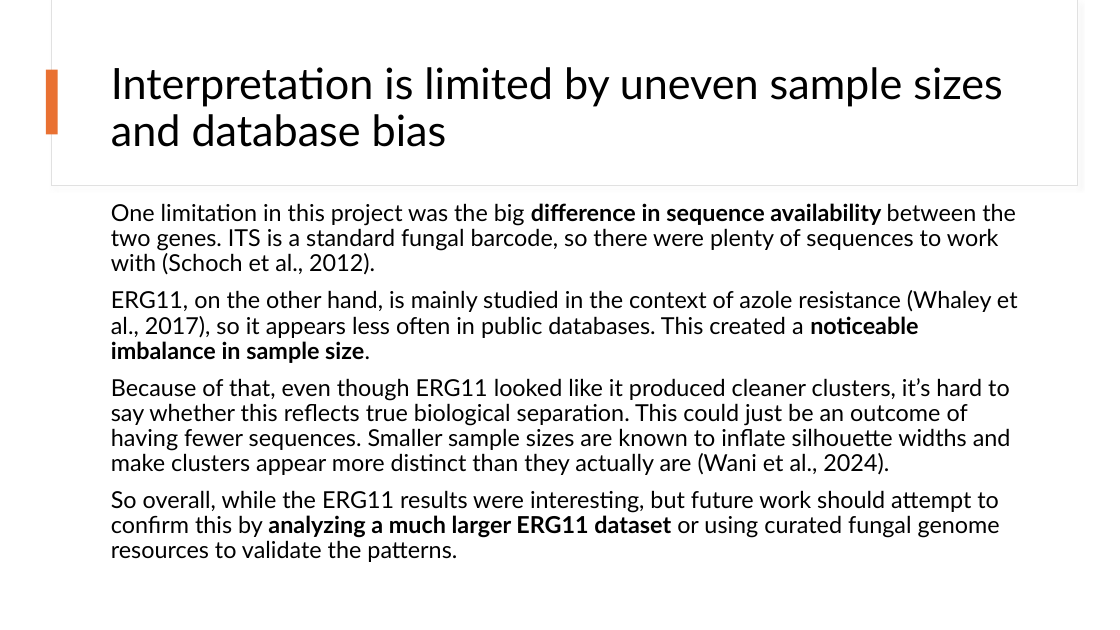
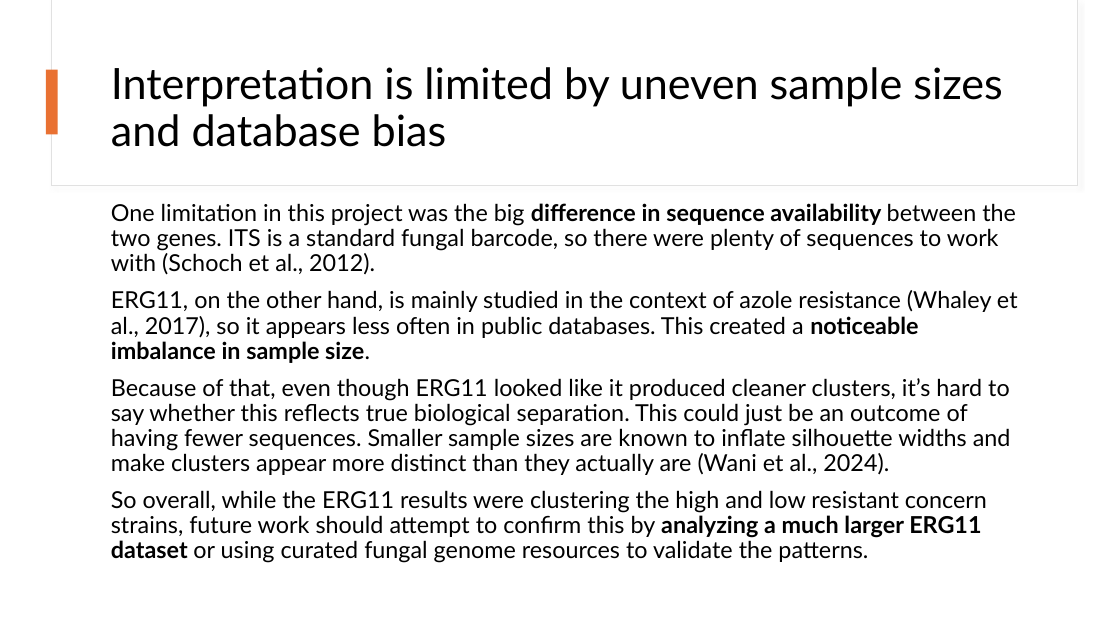
Before and after one commit to snsaiphoo/binf6210_assignment4, a slide deck: slide 17 of doc/Candida Comparison.pptx. Drawn at 1120x630 pixels with LibreOffice and Linux fonts; fonts in the diff are those of the drawing. Boxes give left, top, right and bottom in pixels: in the first picture for what was removed or moved away, otherwise in the second. Text is boxed around its words. In the diff, an @@ line names an element or a change of style, - is before the commit and + after.

```diff
--- a/doc/Candida Comparison.pptx
+++ b/doc/Candida Comparison.pptx
@@ text at bbox=[111, 490, 987, 563]: text changed @@
-So overall, while the ERG11 results were interesting, but future work should attempt to confirm this by analyzing a much larger ERG11 dataset or using curated fungal genome resources to validate the patterns.
+So overall, while the ERG11 results were clustering the high and low resistant concern strains, future work should attempt to confirm this by analyzing a much larger ERG11 dataset or using curated fungal genome resources to validate the patterns.
```
Also in this commit, not shown: 5 other slides changed, 5 other files.
